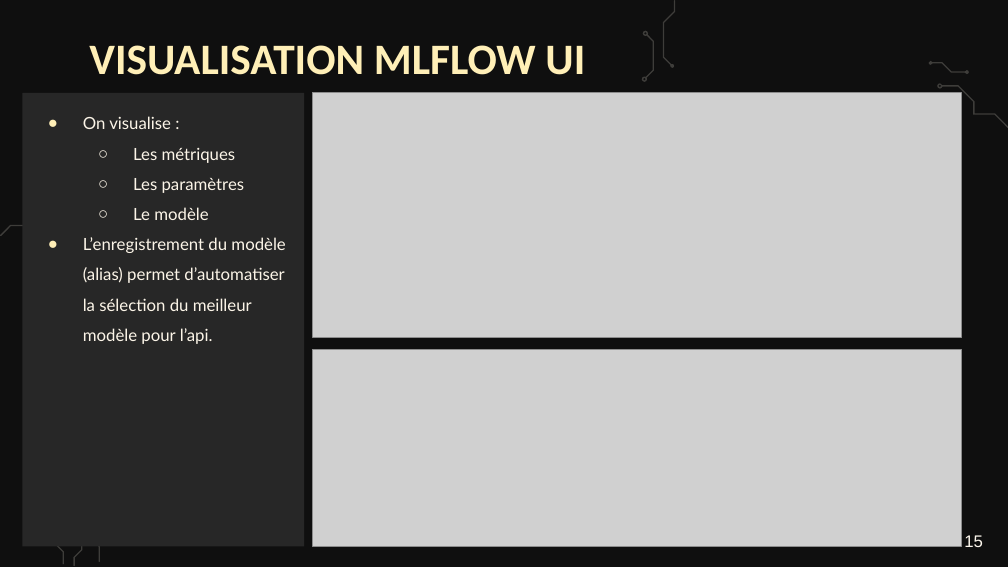
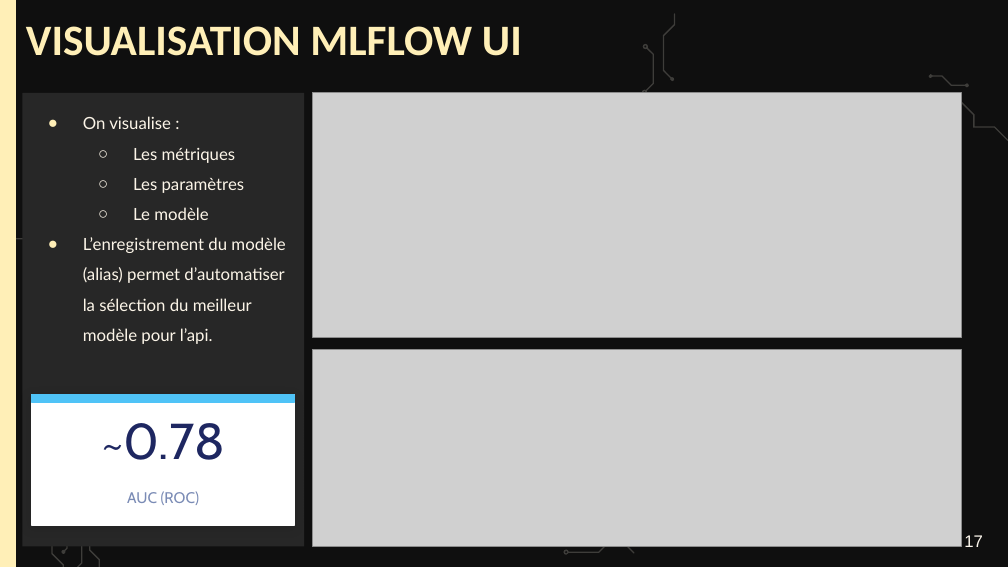
Before and after one commit to webew/api-oc-projet7, a slide deck: slide 17 of Fillion_Bertrand_6_presentation_022026.pptx (slide 15 before the commit). Drawn at 1008x567 pixels with LibreOffice and Linux fonts; fonts in the diff are those of the drawing; grey boxes stand for pictures; background and template pictures are left out. Boxes give left, top, right and bottom in pixels: in the first picture for what was removed or moved away, otherwise in the second. Text is boxed around its words. In the diff, an @@ line names an element or a change of style, - is before the commit and + after.

```diff
--- a/Fillion_Bertrand_6_presentation_022026.pptx
+++ b/Fillion_Bertrand_6_presentation_022026.pptx
@@ rectangle added at [0,0,16,566], fill #FFEFB7 @@
@@ title "VISUALISATION MLFLOW UI": place and size @@
-title "VISUALISATION MLFLOW UI" at [89,45,585,75]
+title "VISUALISATION MLFLOW UI" at [26,26,522,56]
@@ 8 freeform shapes: place and size @@
-8 freeform shapes at [0,0,1008,566]
+8 freeform shapes at [0,13,1008,567]
@@ group added at [32,394,294,525]: 2 rectangles, 2 texts @@
+~0.78
+AUC (ROC)
@@ freeform shape added at [61,526,70,553], fill #FCF5E8 at 20% opacity @@
@@ page number at [964,535,983,547]: text changed @@
-15
+17
@@ freeform shape added at [563,542,635,554], fill #FCF5E8 at 20% opacity @@
```
Also in this commit, not shown: 26 other slides changed, 3 slides added.
